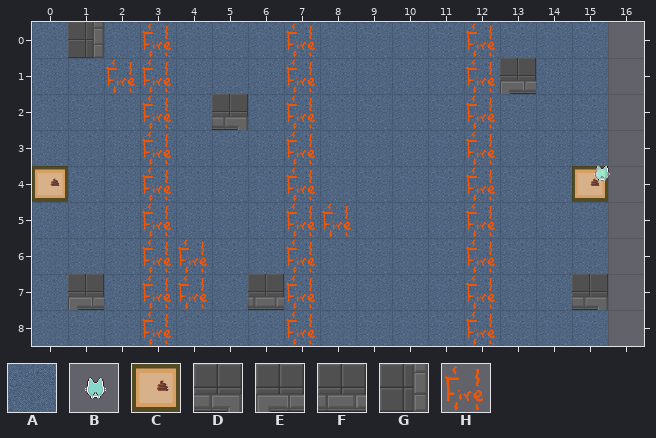
Two versions of a level (Tiled map (JSON), assets/tiled/d1_5.json). This is how it looked before the edit.
Cells are 64x64 px. Shown: x 0..16, y 0..8.
Key: from "room_tileset": A 25, B 26, C 30, D 50, E 51, F 52, G 53, H 225.
_ is an empty cell.
Objects are placed by their top-left corner, in cells (3,4 is the top-left corner of cell 3,4); size is 1x1 cell unless given.
Layers that did not change in this view are not listed.
Layer "background" before, first column x 0:
0 AGAAAAAAAAAAAAAA_
1 AAAAAAAAAAAAAEAA_
2 AAAAADAAAAAAAAAA_
3 AAAAAAAAAAAAAAAA_
4 AAAAAAAAAAAAAAAA_
5 AAAAAAAAAAAAAAAA_
6 AAAAAAAAAAAAAAAA_
7 AEAAAAFAAAAAAAAD_
8 AAAAAAAAAAAAAAAA_
Objects on layer "portals" before:
C "d1_mid" at 0,4
C "d1_6" at 15,4
Objects on layer "fires" before:
H at 3,0
H at 7,0
H at 12,0
H at 3,1
H at 7,1
H at 12,1
H at 2,1
H at 3,2
H at 7,2
H at 12,2
H at 3,3
H at 7,3
H at 12,3
H at 3,4
H at 7,4
H at 12,4
H at 3,5
H at 7,5
H at 12,5
H at 3,6
H at 7,6
H at 12,6
H at 4,6
H at 3,7
H at 7,7
H at 12,7
H at 4,7
H at 3,8
H at 7,8
H at 12,8
Objects on layer "player" before:
B "Player" at 15.3,3.7
And afterwards:
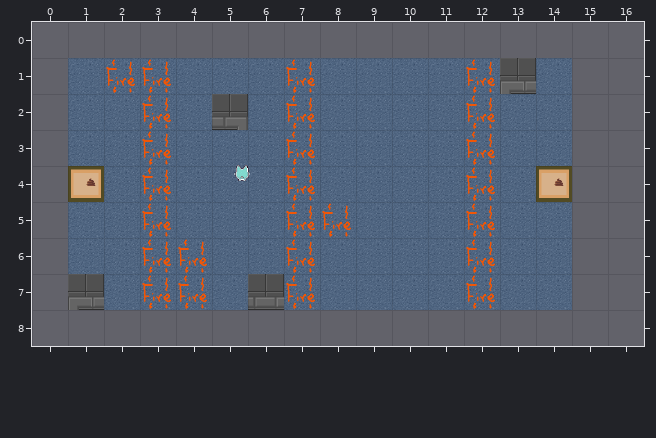
What changed:
{"where": "layer \"background\""}
{"y":0,"x":0,"old":"AGAAAAAAAAAAAAAA","new":"________________"}
{"y":1,"x":0,"old":"A","new":"_"}
{"y":1,"x":15,"old":"A","new":"_"}
{"y":2,"x":0,"old":"A","new":"_"}
{"y":2,"x":15,"old":"A","new":"_"}
{"y":3,"x":0,"old":"A","new":"_"}
{"y":3,"x":15,"old":"A","new":"_"}
{"y":4,"x":0,"old":"A","new":"_"}
{"y":4,"x":15,"old":"A","new":"_"}
{"y":5,"x":0,"old":"A","new":"_"}
{"y":5,"x":15,"old":"A","new":"_"}
{"y":6,"x":0,"old":"A","new":"_"}
{"y":6,"x":15,"old":"A","new":"_"}
{"y":7,"x":0,"old":"A","new":"_"}
{"y":7,"x":15,"old":"D","new":"_"}
{"y":8,"x":0,"old":"AAAAAAAAAAAAAAAA","new":"________________"}
{"where": "layer \"portals\""}
{"was": "C \"d1_mid\" at 0,4", "now": "C \"d1_mid\" at 1,4"}
{"was": "C \"d1_6\" at 15,4", "now": "C \"d1_6\" at 14,4"}
{"where": "layer \"fires\""}
{"was": "H at 3,0"}
{"was": "H at 7,0"}
{"was": "H at 12,0"}
{"was": "H at 3,8"}
{"was": "H at 7,8"}
{"was": "H at 12,8"}
{"where": "layer \"player\""}
{"was": "B \"Player\" at 15.3,3.7", "now": "B \"Player\" at 5.3,3.7"}
{"label":"changed","picture_box":[32,22,610,346]}
